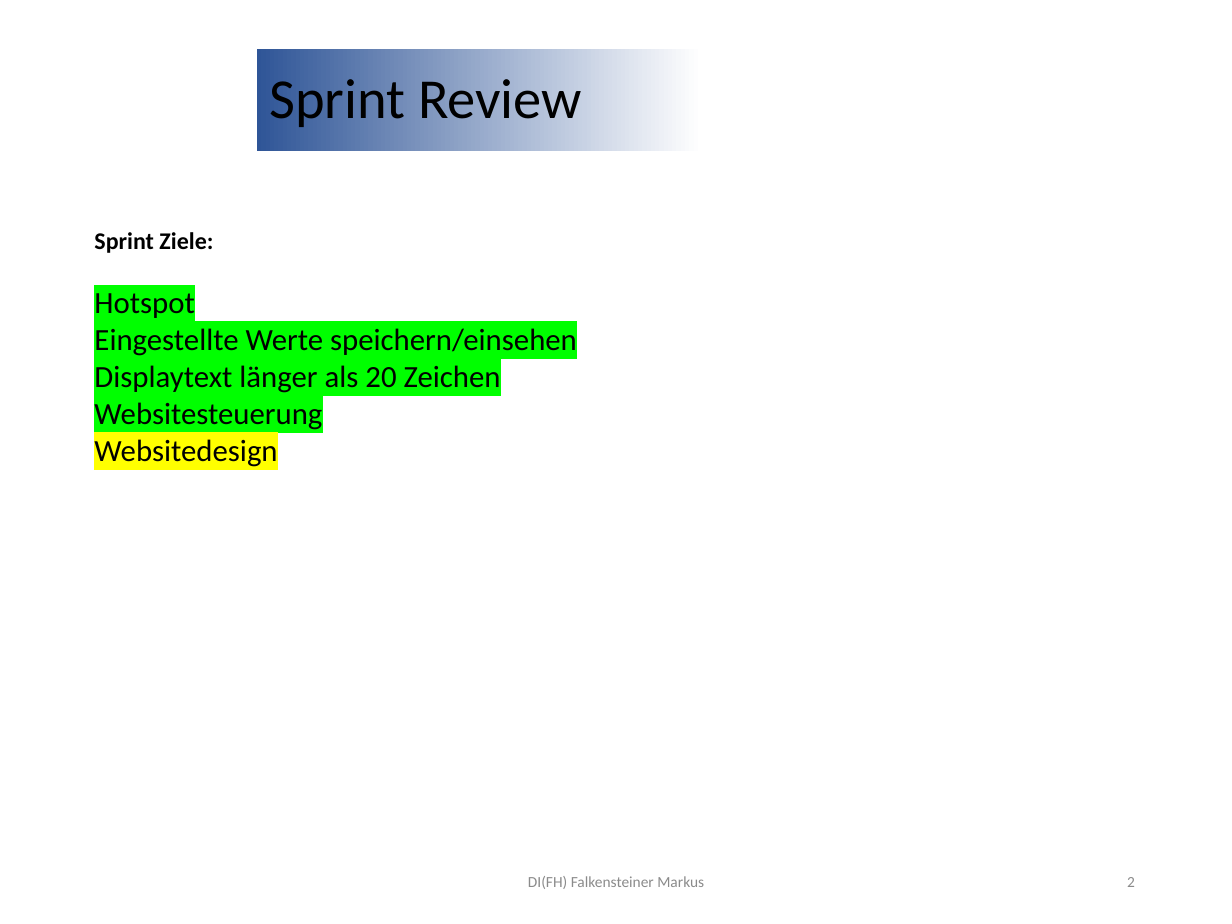
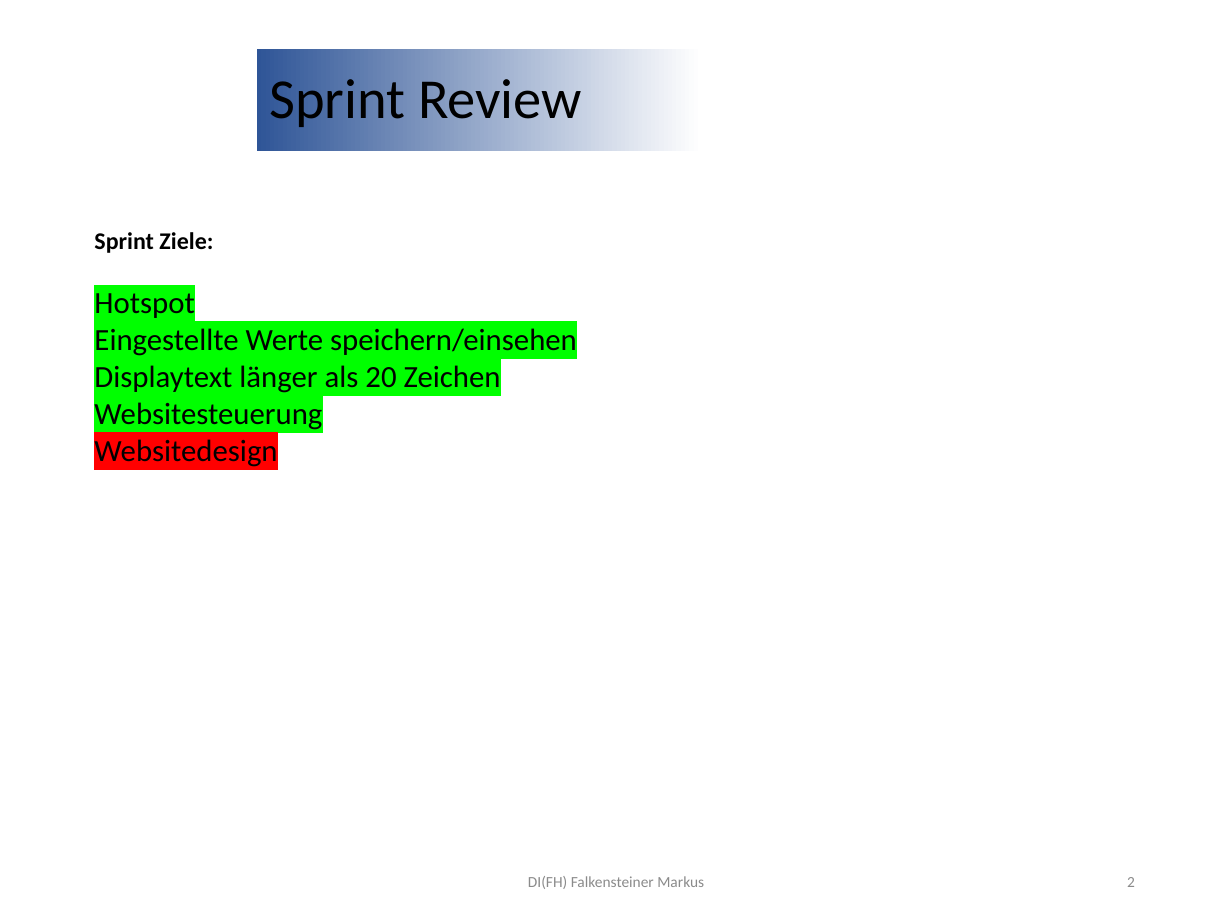
Before and after one commit to DavareDavare/T1_TableCast, a slide deck: slide 2 of Scrum_Unterlagen/Reviews/Sprint02_Review.pptx. Drawn at 1232x924 pixels with LibreOffice and Linux fonts; fonts in the diff are those of the drawing; background and template pictures are left out. Boxes give left, top, right and bottom in pixels: in the first picture for what was removed or moved away, otherwise in the second. Text is boxed around its words. In the diff, an @@ line names an element or a change of style, - is before the commit and + after.

Commit message:
Dokumentation Sprint 3 & Vorlage Burndown Chart

```diff
--- a/Scrum_Unterlagen/Reviews/Sprint02_Review.pptx
+++ b/Scrum_Unterlagen/Reviews/Sprint02_Review.pptx
@@ text at (94,439,277,467): highlight #FFFF00 to #FF0000 in "Websitedesign" @@
```
Also in this commit, not shown: 4 other files.
